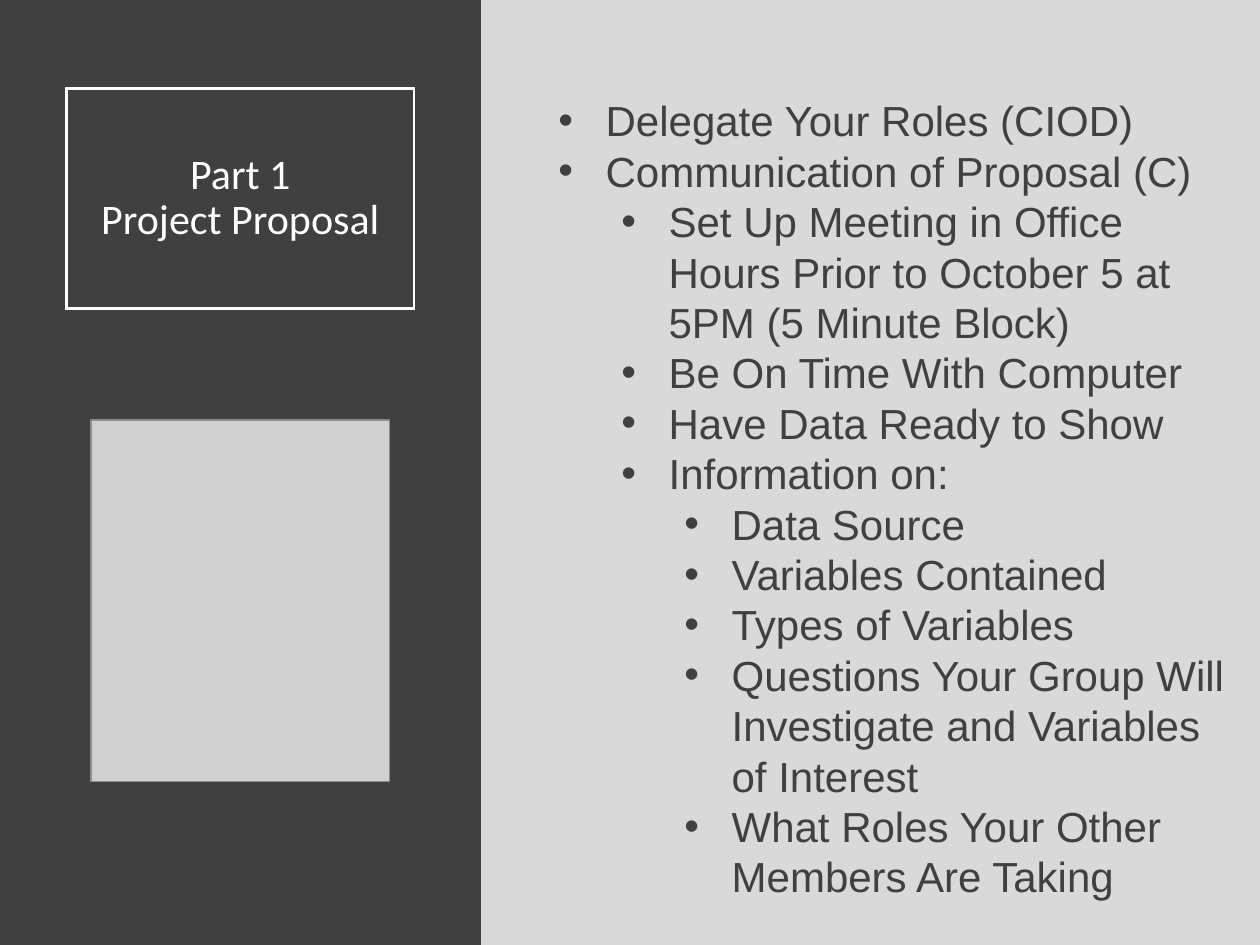
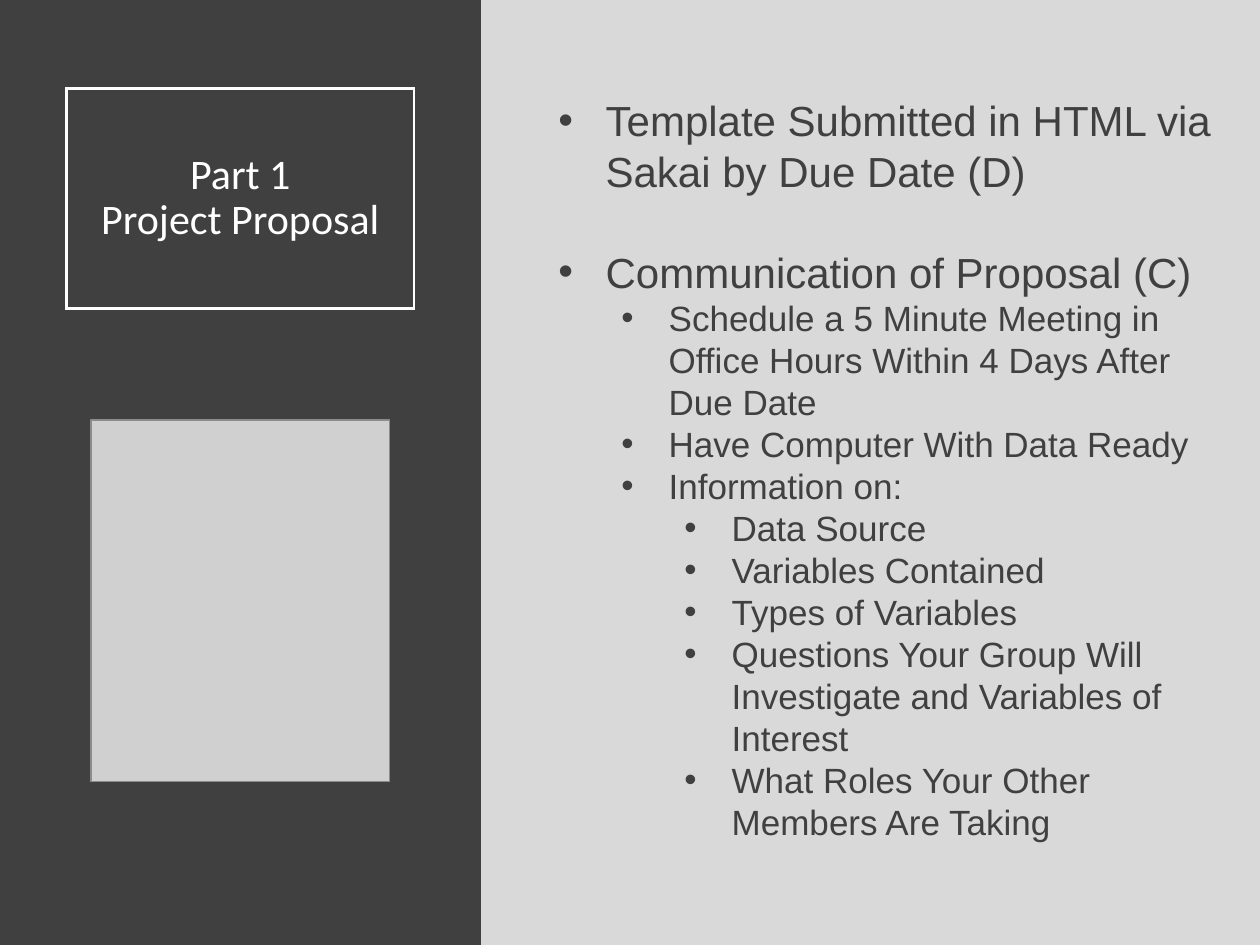
Before and after one commit to SuperMarioGiacomazzo/STOR320_WEBSITE, a slide deck: slide 11 of Lecture/Final Project 1/Final_Project_1_Lecture.pptx. Drawn at 1260x945 pixels with LibreOffice and Linux fonts; fonts in the diff are those of the drawing; grey boxes stand for pictures. Boxes give left, top, right and bottom in pixels: in the first picture for what was removed or moved away, otherwise in the second. Text is boxed around its words. In the diff, an @@ line names an element or a change of style, - is before the commit and + after.

Commit message:
Project Updates

```diff
--- a/Lecture/Final Project 1/Final_Project_1_Lecture.pptx
+++ b/Lecture/Final Project 1/Final_Project_1_Lecture.pptx
@@ text at <box>606,105,1211,195</box>: text changed @@
-• Delegate Your Roles (CIOD)
+• Template Submitted in HTML via Sakai by Due Date (D)
@@ text at <box>669,305,1188,464</box>: text changed; size 24 to 20 pt @@
-  • Set Up Meeting in Office Hours Prior to October 5 at 5PM (5 Minute Block)
-  • Be On Time With Computer
-  • Have Data Ready to Show
+  • Schedule a 5 Minute Meeting in Office Hours Within 4 Days After Due Date
+  • Have Computer With Data Ready
@@ text at <box>669,473,1161,842</box>: size 24 to 20 pt in "Information on:", "Data Source", "Variables Contained", "Types of Variables" and 2 more places @@
```
Also in this commit, not shown: 15 other slides changed, 3 other files.
